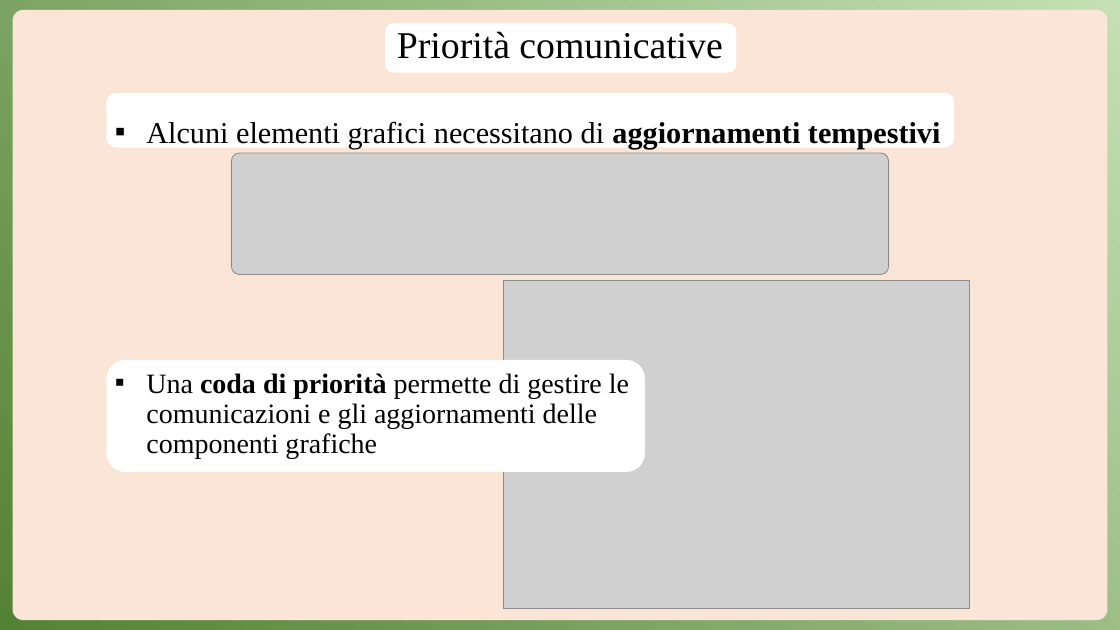
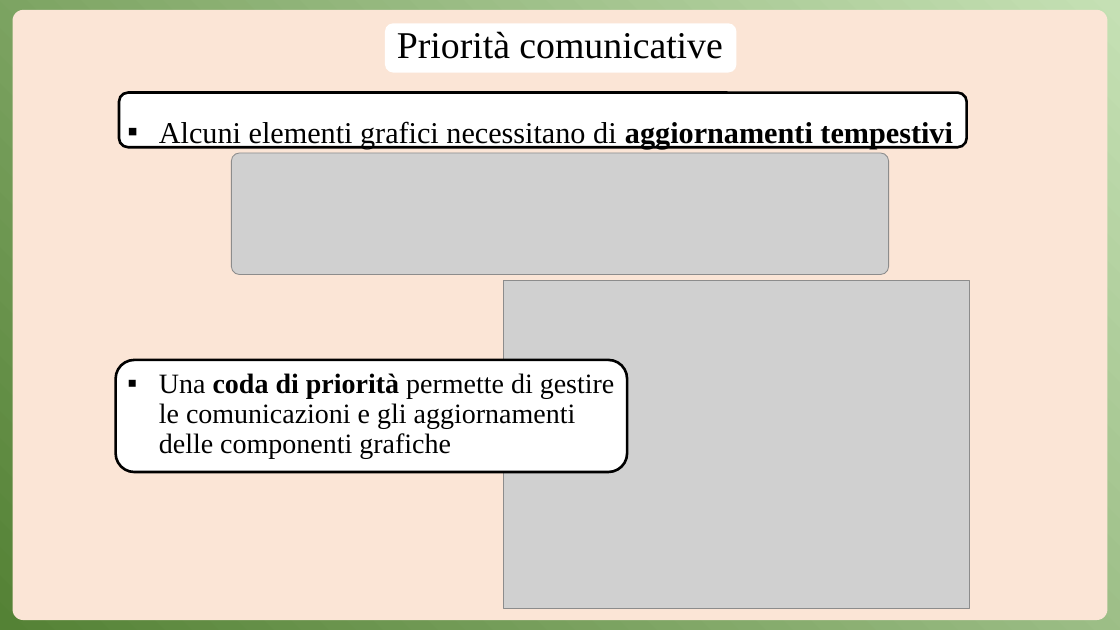
Before and after one commit to Anrighe/Tesi-Laurea-Triennale-Informatica-Unimore, a slide deck: slide 6 of Presentazione_Tesi_Triennale_Informatica_Unimore_2022_2023_Enrico_Marras_152336.pptx. Drawn at 1120x630 pixels with LibreOffice and Linux fonts; fonts in the diff are those of the drawing; grey boxes stand for pictures. Boxes give left, top, right and bottom in pixels: in the first picture for what was removed or moved away, otherwise in the second. Text is boxed around its words. In the diff, an @@ line names an element or a change of style, - is before the commit and + after.

```diff
--- a/Presentazione_Tesi_Triennale_Informatica_Unimore_2022_2023_Enrico_Marras_152336.pptx
+++ b/Presentazione_Tesi_Triennale_Informatica_Unimore_2022_2023_Enrico_Marras_152336.pptx
@@ subtitle "Alcuni elementi grafici necessitano di ..." moved from (x1=146, y1=121, x2=941, y2=148) to (x1=159, y1=121, x2=953, y2=148) @@
@@ rounded rectangle moved from (x1=107, y1=93, x2=954, y2=148) to (x1=119, y1=92, x2=967, y2=147) @@
@@ rounded rectangle at (x1=119, y1=92, x2=967, y2=147): outline none to #000000 2.25 pt @@
@@ rounded rectangle at (x1=116, y1=360, x2=628, y2=472): outline none to #000000 2.25 pt @@
@@ rounded rectangle resized from (x1=107, y1=360, x2=645, y2=471) to (x1=116, y1=360, x2=628, y2=472) @@
@@ text "Una coda di priorità permette ..." rewrapped from (x1=146, y1=373, x2=629, y2=459) to (x1=159, y1=373, x2=615, y2=459) @@
```
Also in this commit, not shown: 5 other slides changed.
